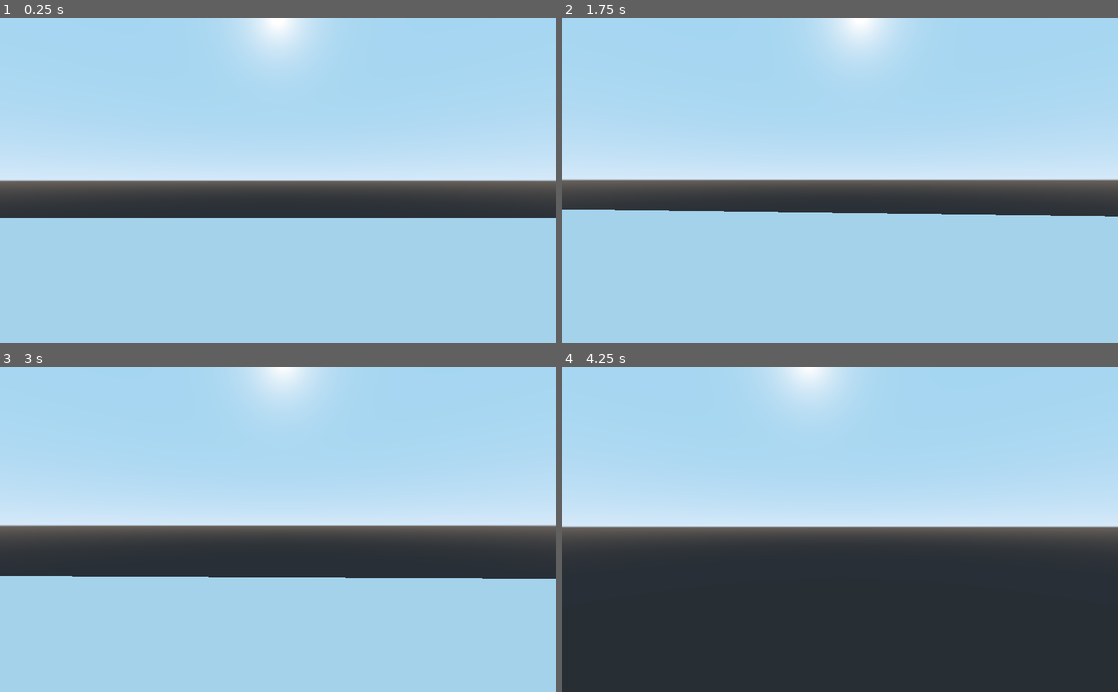
Above: before the commit, frames 1-4 (two rows, left to right).
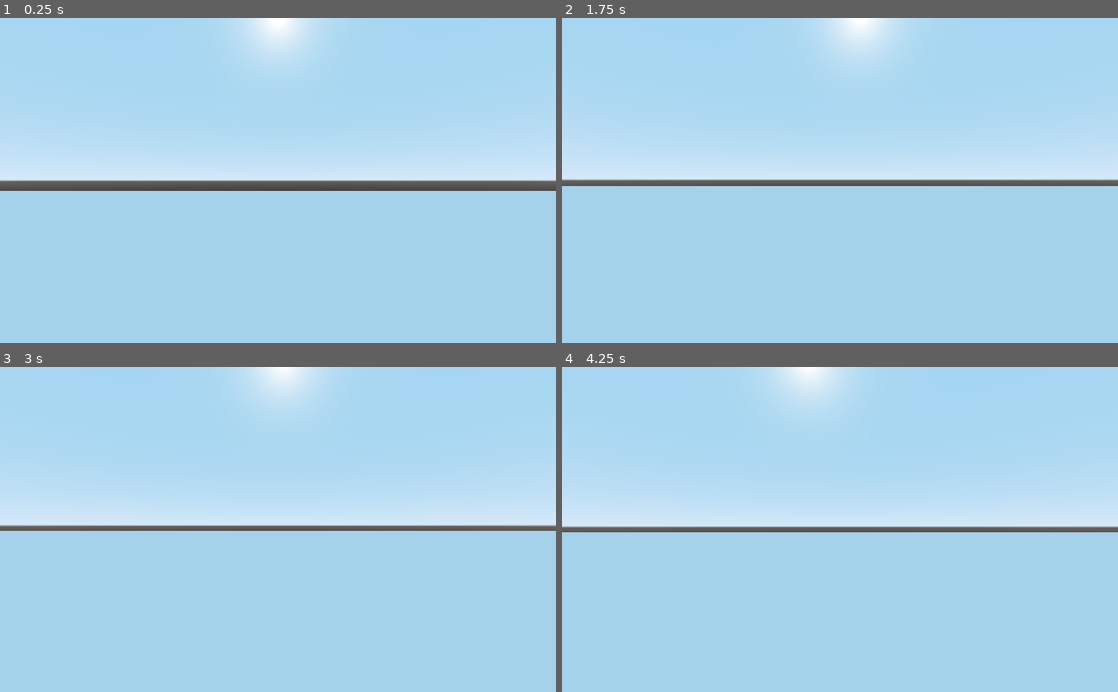
Above: after the commit, the same moments.

Repository: BoopEnthusiast/Cringe-Corp
Game: Godot game, scene res://main level.tscn
The game is run twice, just before and just after one commit, with the same random seed, the same clock (stepped at 60 frames per second) and the same inputs.
Inputs (mouse positions are in pixels of both pictures, inside the frame that each line leads up to):
- Up to frame 1 (0.25 s): no input
- Up to frame 2 (1.75 s): move the mouse to (867, 180) at 0.52 s; hold Ctrl (crouch) 0.53-1.28 s; hold W (move_forward) from 0.53 s (still down); tap Space (jump) at 0.77, 1.52 s; move the mouse to (812, 180) at 1.27 s; tap Ctrl (crouch) at 1.35 s
- Up to frame 3 (3 s): keep holding W (move_forward); move the mouse to (289, 523) at 2.02 s; hold Ctrl (crouch) 2.03-2.78 s; move the mouse to (272, 536) at 2.77 s; tap Ctrl (crouch) at 2.85 s
- Up to frame 4 (4.25 s): keep holding W (move_forward); tap Space (jump) at 3.02, 3.77 s; move the mouse to (878, 532) at 3.52 s; hold Ctrl (crouch) from 3.53 s (still down)

The runs differ from the first frame. In frame 1, 8.3% of the frame differs, in the area x 0-100%, y 53-62%; in frame 2, 8.3%; in frame 3, 14%; in frame 4, 49%, in the area x 0-100%, y 50-100%.

Commit message:
FUCK MY ASS
Removed MINIMUM FUCKING VELOCITY I WANT TO STAB MORE THAN ONE HO, POSSIBLY EVEN A BITCH
:trollface::trollface::trollface::trollface::trollface: kill me.

Diff:
--- a/Godot project/Player.gd
+++ b/Godot project/Player.gd
@@ -4,7 +4,6 @@
 const ACCEL_DEFAULT = 7
 const DECCEL_DEFAULT = 1
 const ACCEL_AIR = 1
-const MIN_VELOCITY = 1
 const FRICTION = 0.5
 const CROUCHING_SPEED = -5
 onready var accel = ACCEL_DEFAULT
@@ -85,20 +84,17 @@
 			crouching = true
 			sliding = false
 	if Input.is_action_pressed("crouch") and is_on_floor() and crouching == true:
-		speed = 5
-		accel = CROUCHING_SPEED
+		accel = 0
 	if Input.is_action_just_released("crouch"):
 		sliding = false
 		crouching = false
 		accel_slide = 50
 		speed = 7
-
 	#make it move
 	velocity = velocity.linear_interpolate(direction * speed, accel * delta)
 	movement = velocity + gravity_vec
-# warning-ignore:return_value_discarded
+	# warning-ignore:return_value_discarded
 	move_and_slide_with_snap(movement, snap, Vector3.UP)
 
 	#debugging
-	print(velocity)
-	print(accel)
+	print(delta)
--- a/Godot project/main level.tscn
+++ b/Godot project/main level.tscn
@@ -12,13 +12,14 @@
 [sub_resource type="CapsuleShape" id=2]
 
 [sub_resource type="MeshLibrary" id=6]
+resource_local_to_scene = true
 
 [sub_resource type="PhysicsMaterial" id=7]
 
 [node name="Spatial" type="Spatial"]
 
 [node name="StaticBody" type="StaticBody" parent="."]
-transform = Transform( 51.5134, 0, 0, 0, 1, 0, 0, 0, 27.2395, 0, 0, 0 )
+transform = Transform( 326.458, 0, 0, 0, 1, 0, 0, 0, 549.763, 0, 0, 0 )
 physics_material_override = SubResource( 3 )
 
 [node name="CollisionShape" type="CollisionShape" parent="StaticBody"]
@@ -43,6 +44,7 @@
 transform = Transform( 1, 0, 0, 0, 1, 0, 0, 0, 1, -0.00479031, 1.08764, -0.000983238 )
 
 [node name="GridMap" type="GridMap" parent="."]
+transform = Transform( 1, 0, 0, 0, 1, 0, 0, 0, 1, 0, 0, 29.7919 )
 mesh_library = SubResource( 6 )
 physics_material = SubResource( 7 )
 __meta__ = {
--- a/Godot project/project.godot
+++ b/Godot project/project.godot
@@ -65,6 +65,11 @@
 "events": [ Object(InputEventKey,"resource_local_to_scene":false,"resource_name":"","device":0,"alt":false,"shift":false,"control":false,"meta":false,"command":false,"pressed":false,"scancode":68,"physical_scancode":0,"unicode":0,"echo":false,"script":null)
  ]
 }
+slide={
+"deadzone": 0.5,
+"events": [ Object(InputEventKey,"resource_local_to_scene":false,"resource_name":"","device":0,"alt":false,"shift":false,"control":false,"meta":false,"command":false,"pressed":false,"scancode":16777238,"physical_scancode":0,"unicode":0,"echo":false,"script":null)
+ ]
+}
 crouch={
 "deadzone": 0.5,
 "events": [ Object(InputEventKey,"resource_local_to_scene":false,"resource_name":"","device":0,"alt":false,"shift":false,"control":false,"meta":false,"command":false,"pressed":false,"scancode":16777238,"physical_scancode":0,"unicode":0,"echo":false,"script":null)
